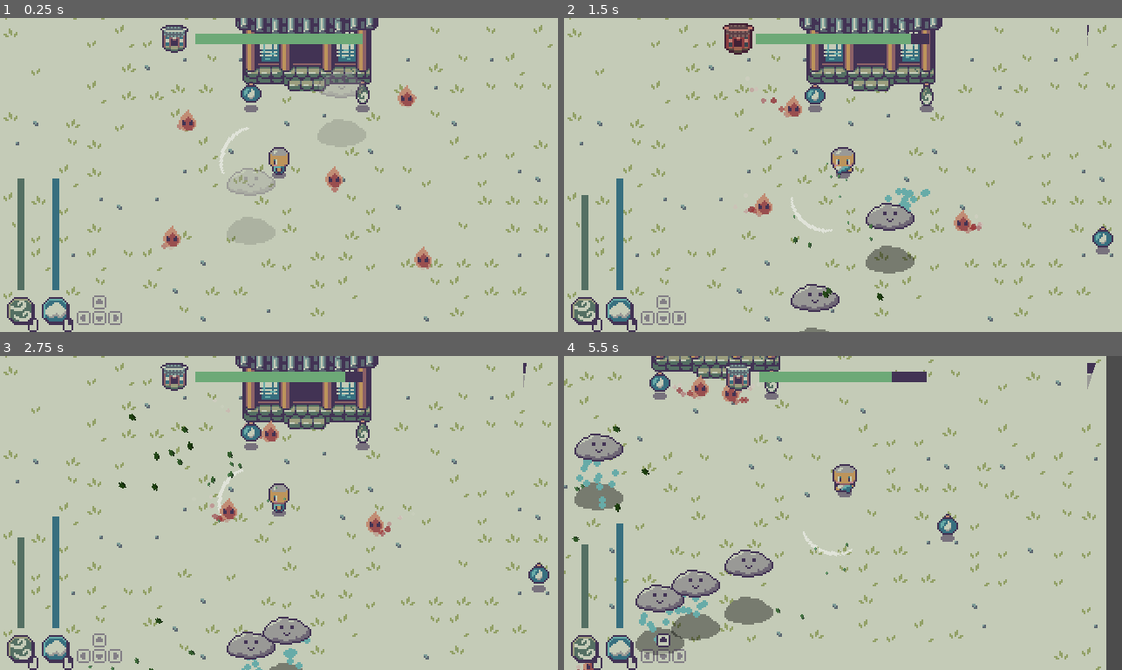
Above: before the commit, frames 1-4 (two rows, left to right).
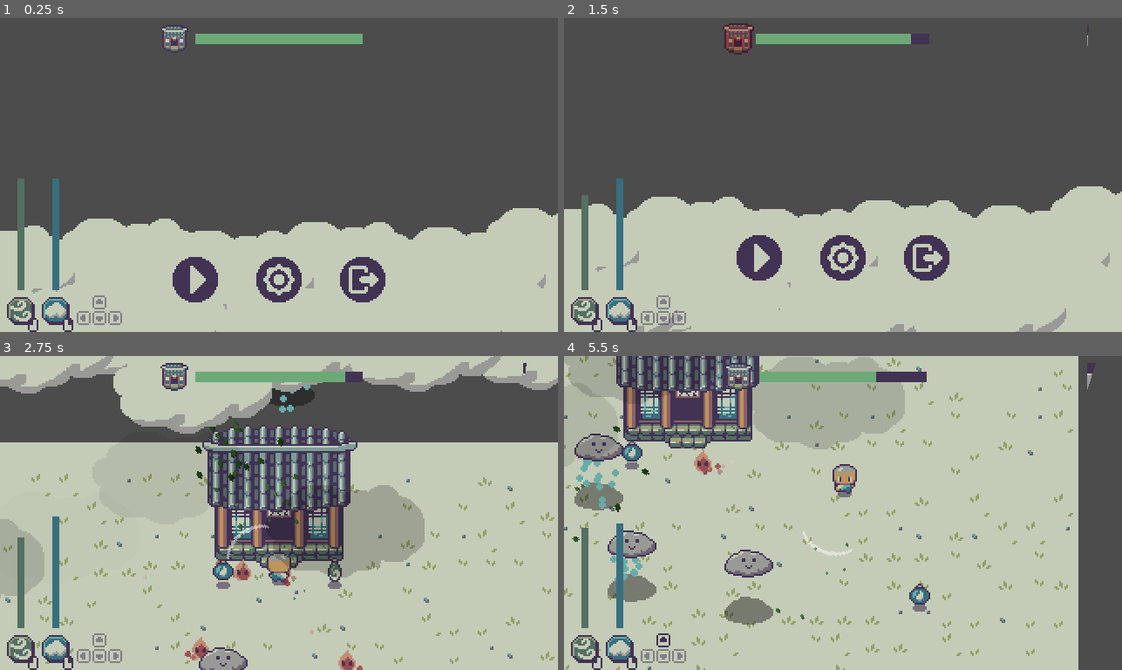
Above: after the commit, the same moments.

Repository: Boyquotes/cloud-keeper
Game: Godot game, scene res://Main.tscn
Same seed, same stepped clock (60 frames per second), same inputs: the game is played once before the commit and once after it.
Inputs (mouse positions are in pixels of both pictures, inside the frame that each line leads up to):
- Up to frame 1 (0.25 s): no input
- Up to frame 2 (1.5 s): click (843, 278) at 0.52 s; click (759, 278) at 1.27 s
- Up to frame 3 (2.75 s): click (195, 478) at 2.02 s
- Up to frame 4 (5.5 s): move the mouse to (965, 497) at 2.77 s; hold D (move_right) 2.78-3.53 s; tap Space (spawn_cloud) at 2.85, 4.35 s; move the mouse to (731, 528) at 3.52 s; hold S (move_down) 3.53-4.28 s; click (731, 528) at 3.6 s; move the mouse to (898, 443) at 4.27 s; hold D (move_right) 4.28-5.03 s; move the mouse to (815, 575) at 5.02 s; hold W (move_up) from 5.03 s (still down); click (815, 575) at 5.1 s

The runs differ from the first frame. In frame 1, 68% of the frame differs, in the area x 0-100%, y 0-100%; in frame 2, 64%; in frame 3, 38%; in frame 4, 25%.

Commit message:
Added initial start screen and cloud particles

Diff:
--- a/src/Main.tscn
+++ b/src/Main.tscn
@@ -10,3 +10,5 @@
 [node name="World" parent="." instance=ExtResource( 1 )]
 
 [node name="UI" parent="." instance=ExtResource( 3 )]
+
+[editable path="UI"]
--- a/src/global/AudioManager.tscn
+++ b/src/global/AudioManager.tscn
@@ -35,9 +35,10 @@
 [node name="ItemSfx" parent="." instance=ExtResource( 2 )]
 unique_name_in_owner = true
 stream = ExtResource( 7 )
+volume_db = -3.0
 
 [node name="BgmPlayer" type="AudioStreamPlayer" parent="."]
 stream = ExtResource( 8 )
-volume_db = -0.3
+volume_db = -5.0
 autoplay = true
 bus = "BGM"
--- a/src/scenes/player/Player.gd
+++ b/src/scenes/player/Player.gd
@@ -4,6 +4,7 @@
 onready var animation_player: AnimationPlayer = $AnimationPlayer
 onready var wind_area: Area2D = $"%WindArea"
 onready var pivot: Position2D = $"%Pivot"
+onready var player_camera: Camera2D = $"%PlayerCamera"
 
 export(float) var speed = 60.0
 
@@ -36,6 +37,9 @@
 			AudioManager.wind_sfx.play_sfx(0.2)
 			wind_area.summon_wind(aim_direction)
 			EventBus.emit_signal("wind_summoned", global_position, aim_direction)
+
+func set_camera_current():
+	player_camera.current = true
 
 func update_aim_direction():
 	var aim_input_direction: Vector2 = get_aim_input_vector()
@@ -86,3 +90,6 @@
 	if area.is_in_group("item"):
 		AudioManager.item_sfx.play_sfx(0.15)
 		area.pick_up()
+
+func _on_StartMenu_play_button_pressed() -> void:
+	pass # Replace with function body.
--- a/src/scenes/player/Player.tscn
+++ b/src/scenes/player/Player.tscn
@@ -192,7 +192,8 @@
 
 [node name="CameraPivot" type="Position2D" parent="."]
 
-[node name="Camera2D" type="Camera2D" parent="CameraPivot"]
+[node name="PlayerCamera" type="Camera2D" parent="CameraPivot" groups=["camera", "player_camera"]]
+unique_name_in_owner = true
 current = true
 smoothing_enabled = true
 
--- /dev/null
+++ b/src/scenes/vfx/CloudShadows.tscn
@@ -0,0 +1,30 @@
+[gd_scene load_steps=5 format=2]
+
+[ext_resource path="res://scenes/vfx/cloud_shadow.png" type="Texture" id=1]
+
+[sub_resource type="Gradient" id=2]
+offsets = PoolRealArray( 0.00645161, 0.490323, 1 )
+colors = PoolColorArray( 0, 0, 0, 0, 0, 0, 0, 0.235294, 1, 1, 1, 0 )
+
+[sub_resource type="GradientTexture" id=3]
+gradient = SubResource( 2 )
+
+[sub_resource type="ParticlesMaterial" id=1]
+emission_shape = 2
+emission_box_extents = Vector3( 160, 180, 1 )
+flag_disable_z = true
+spread = 15.0
+gravity = Vector3( 0, 0, 0 )
+initial_velocity = 15.0
+initial_velocity_random = 0.3
+orbit_velocity = 0.0
+orbit_velocity_random = 0.0
+color_ramp = SubResource( 3 )
+
+[node name="Particles2D" type="Particles2D"]
+position = Vector2( 73, 87 )
+lifetime = 16.0
+preprocess = 6.0
+visibility_rect = Rect2( -160, -100, 320, 180 )
+process_material = SubResource( 1 )
+texture = ExtResource( 1 )
--- a/src/scenes/world/RainTimer.tscn
+++ b/src/scenes/world/RainTimer.tscn
@@ -1,7 +1,7 @@
 [gd_scene load_steps=3 format=2]
 
-[ext_resource path="res://ui/RainTimer.gd" type="Script" id=1]
-[ext_resource path="res://ui/storm_timer.png" type="Texture" id=2]
+[ext_resource path="res://ui/hud/RainTimer.gd" type="Script" id=1]
+[ext_resource path="res://ui/hud/storm_timer.png" type="Texture" id=2]
 
 [node name="RainTimer" type="TextureProgress"]
 margin_right = 32.0
--- /dev/null
+++ b/src/scenes/world/World.gd
@@ -0,0 +1,9 @@
+extends Node2D
+
+onready var animation_player: AnimationPlayer = $"%AnimationPlayer"
+
+func _ready() -> void:
+	pass
+
+func _on_StartMenu_play_button_pressed() -> void:
+	animation_player.play("pan_down")
--- a/src/scenes/world/World.tscn
+++ b/src/scenes/world/World.tscn
@@ -13,6 +13,10 @@
 [ext_resource path="res://scenes/items/WindPotion.tscn" type="PackedScene" id=11]
 [ext_resource path="res://scenes/world/ItemSpawner.tscn" type="PackedScene" id=12]
 [ext_resource path="res://scenes/world/Items.gd" type="Script" id=13]
+[ext_resource path="res://scenes/vfx/CloudShadows.tscn" type="PackedScene" id=14]
+[ext_resource path="res://ui/start/StartMenu.tscn" type="PackedScene" id=15]
+[ext_resource path="res://ui/start/cloud.png" type="Texture" id=16]
+[ext_resource path="res://scenes/world/World.gd" type="Script" id=17]
 
 [sub_resource type="TileSet" id=1]
 0/name = "grass"
@@ -37,7 +41,53 @@
 0/shapes = [  ]
 0/z_index = 0
 
+[sub_resource type="Animation" id=3]
+length = 0.001
+tracks/0/type = "value"
+tracks/0/path = NodePath("../WorldCamera:position")
+tracks/0/interp = 1
+tracks/0/loop_wrap = true
+tracks/0/imported = false
+tracks/0/enabled = true
+tracks/0/keys = {
+"times": PoolRealArray( 0 ),
+"transitions": PoolRealArray( 1 ),
+"update": 0,
+"values": [ Vector2( 160, -176 ) ]
+}
+
+[sub_resource type="Animation" id=2]
+resource_name = "pan_down"
+length = 1.5
+tracks/0/type = "value"
+tracks/0/path = NodePath("../WorldCamera:position")
+tracks/0/interp = 2
+tracks/0/loop_wrap = true
+tracks/0/imported = false
+tracks/0/enabled = true
+tracks/0/keys = {
+"times": PoolRealArray( 0, 1.5 ),
+"transitions": PoolRealArray( 1, 1 ),
+"update": 0,
+"values": [ Vector2( 160, -176 ), Vector2( 160, 16 ) ]
+}
+tracks/1/type = "method"
+tracks/1/path = NodePath("../Ground/Player")
+tracks/1/interp = 1
+tracks/1/loop_wrap = true
+tracks/1/imported = false
+tracks/1/enabled = true
+tracks/1/keys = {
+"times": PoolRealArray( 1.5 ),
+"transitions": PoolRealArray( 1 ),
+"values": [ {
+"args": [  ],
+"method": "set_camera_current"
+} ]
+}
+
 [node name="World" type="Node2D"]
+script = ExtResource( 17 )
 
 [node name="TileMap" type="TileMap" parent="."]
 tile_set = SubResource( 1 )
@@ -49,7 +99,7 @@
 [node name="Ground" type="YSort" parent="."]
 
 [node name="Player" parent="Ground" instance=ExtResource( 1 )]
-position = Vector2( 144, 88 )
+position = Vector2( 160, 48 )
 
 [node name="Shrine" parent="Ground" instance=ExtResource( 7 )]
 position = Vector2( 160, 40 )
@@ -101,5 +151,85 @@
 spawn_wait_time = 6.0
 max_items_spawned = 6
 
+[node name="CloudShadowParticles" parent="." instance=ExtResource( 14 )]
+position = Vector2( 73, 112 )
+
+[node name="CloudBorder" type="YSort" parent="."]
+position = Vector2( -16, -304 )
+
+[node name="Cloud" type="Sprite" parent="CloudBorder"]
+position = Vector2( 100, 210 )
+texture = ExtResource( 16 )
+
+[node name="Cloud2" type="Sprite" parent="CloudBorder"]
+position = Vector2( 151, 186 )
+texture = ExtResource( 16 )
+
+[node name="Cloud3" type="Sprite" parent="CloudBorder"]
+position = Vector2( 284, 184 )
+texture = ExtResource( 16 )
+
+[node name="Cloud4" type="Sprite" parent="CloudBorder"]
+position = Vector2( 185, 216 )
+texture = ExtResource( 16 )
+
+[node name="Cloud5" type="Sprite" parent="CloudBorder"]
+position = Vector2( 89, 179 )
+texture = ExtResource( 16 )
+
+[node name="Cloud6" type="Sprite" parent="CloudBorder"]
+position = Vector2( 36, 217 )
+texture = ExtResource( 16 )
+
+[node name="Cloud7" type="Sprite" parent="CloudBorder"]
+position = Vector2( 14, 183 )
+texture = ExtResource( 16 )
+
+[node name="Cloud8" type="Sprite" parent="CloudBorder"]
+position = Vector2( 212, 181 )
+texture = ExtResource( 16 )
+
+[node name="Cloud9" type="Sprite" parent="CloudBorder"]
+position = Vector2( 259, 216 )
+texture = ExtResource( 16 )
+
+[node name="Cloud10" type="Sprite" parent="CloudBorder"]
+position = Vector2( 329, 215 )
+texture = ExtResource( 16 )
+
+[node name="Cloud11" type="Sprite" parent="CloudBorder"]
+position = Vector2( 127, 240 )
+texture = ExtResource( 16 )
+
+[node name="Cloud12" type="Sprite" parent="CloudBorder"]
+position = Vector2( 333, 173 )
+texture = ExtResource( 16 )
+
+[node name="Cloud13" type="Sprite" parent="CloudBorder"]
+position = Vector2( -39, 203 )
+texture = ExtResource( 16 )
+
+[node name="Cloud14" type="Sprite" parent="CloudBorder"]
+position = Vector2( 382, 195 )
+texture = ExtResource( 16 )
+
+[node name="StartMenu" parent="." instance=ExtResource( 15 )]
+margin_left = 80.0
+margin_top = -152.0
+margin_right = 240.0
+margin_bottom = -68.0
+
+[node name="WorldCamera" type="Camera2D" parent="."]
+unique_name_in_owner = true
+position = Vector2( 160, -176 )
+current = true
+
+[node name="AnimationPlayer" type="AnimationPlayer" parent="WorldCamera"]
+unique_name_in_owner = true
+root_node = NodePath("../../StartMenu")
+anims/RESET = SubResource( 3 )
+anims/pan_down = SubResource( 2 )
+
 [connection signal="spawn_triggered" from="EnemySpawner" to="Ground/Enemies" method="_on_EnemySpawner_spawn_triggered"]
 [connection signal="item_spawn_triggered" from="ItemSpawner" to="Ground/Items" method="_on_ItemSpawner_item_spawn_triggered"]
+[connection signal="play_button_pressed" from="StartMenu" to="." method="_on_StartMenu_play_button_pressed"]
--- a/src/ui/UI.tscn
+++ b/src/ui/UI.tscn
@@ -1,7 +1,7 @@
 [gd_scene load_steps=4 format=2]
 
 [ext_resource path="res://ui/UI.gd" type="Script" id=1]
-[ext_resource path="res://ui/HUD.tscn" type="PackedScene" id=2]
+[ext_resource path="res://ui/hud/HUD.tscn" type="PackedScene" id=2]
 [ext_resource path="res://ui/settings/SettingsMenu.tscn" type="PackedScene" id=3]
 
 [node name="UI" type="CanvasLayer"]
--- a/src/ui/HUD.tscn
+++ b/src/ui/hud/HUD.tscn
@@ -1,79 +1,85 @@
 [gd_scene load_steps=16 format=2]
 
-[ext_resource path="res://ui/icons.png" type="Texture" id=1]
-[ext_resource path="res://ui/progress_bar.png" type="Texture" id=2]
-[ext_resource path="res://ui/HUD.gd" type="Script" id=3]
-[ext_resource path="res://scenes/world/Shrine.tscn" type="PackedScene" id=4]
-[ext_resource path="res://ui/theme.tres" type="Theme" id=5]
-[ext_resource path="res://scenes/world/RainTimer.tscn" type="PackedScene" id=6]
+[ext_resource path="res://ui/hud/progress_bar.png" type="Texture" id=1]
+[ext_resource path="res://scenes/world/Shrine.tscn" type="PackedScene" id=2]
+[ext_resource path="res://scenes/world/RainTimer.tscn" type="PackedScene" id=3]
+[ext_resource path="res://ui/hud/HUD.gd" type="Script" id=4]
+[ext_resource path="res://ui/icons.png" type="Texture" id=5]
+[ext_resource path="res://ui/theme.tres" type="Theme" id=6]
 
 [sub_resource type="Theme" id=1]
 
 [sub_resource type="AtlasTexture" id=6]
-atlas = ExtResource( 1 )
+atlas = ExtResource( 5 )
 region = Rect2( 32, 0, 16, 16 )
 
 [sub_resource type="AtlasTexture" id=8]
-atlas = ExtResource( 1 )
+atlas = ExtResource( 5 )
 region = Rect2( 0, 0, 8, 8 )
 
 [sub_resource type="AtlasTexture" id=5]
-atlas = ExtResource( 1 )
+atlas = ExtResource( 5 )
 region = Rect2( 48, 0, 16, 16 )
 
 [sub_resource type="AtlasTexture" id=7]
-atlas = ExtResource( 1 )
+atlas = ExtResource( 5 )
 region = Rect2( 8, 0, 8, 8 )
 
 [sub_resource type="AtlasTexture" id=9]
-atlas = ExtResource( 1 )
+atlas = ExtResource( 5 )
 region = Rect2( 0, 16, 8, 8 )
 
 [sub_resource type="AtlasTexture" id=10]
-atlas = ExtResource( 1 )
+atlas = ExtResource( 5 )
 region = Rect2( 0, 24, 8, 8 )
 
 [sub_resource type="AtlasTexture" id=11]
-atlas = ExtResource( 1 )
+atlas = ExtResource( 5 )
 region = Rect2( 8, 16, 8, 8 )
 
 [sub_resource type="AtlasTexture" id=12]
-atlas = ExtResource( 1 )
+atlas = ExtResource( 5 )
 region = Rect2( 8, 24, 8, 8 )
 
 [node name="HUD" type="MarginContainer"]
 anchor_right = 1.0
 anchor_bottom = 1.0
-theme = ExtResource( 5 )
+mouse_filter = 2
+theme = ExtResource( 6 )
 custom_constants/margin_right = 4
 custom_constants/margin_top = 4
 custom_constants/margin_left = 4
 custom_constants/margin_bottom = 4
-script = ExtResource( 3 )
-
-[node name="Shrine" parent="." instance=ExtResource( 4 )]
+script = ExtResource( 4 )
+
+[node name="Shrine" parent="." instance=ExtResource( 2 )]
+mouse_filter = 2
 
 [node name="ControlLayout" type="HBoxContainer" parent="."]
 margin_left = 4.0
 margin_top = 4.0
 margin_right = 316.0
 margin_bottom = 176.0
+mouse_filter = 2
 
 [node name="WindMeter" type="VBoxContainer" parent="ControlLayout"]
 margin_right = 16.0
 margin_bottom = 172.0
+mouse_filter = 2
 alignment = 2
 
 [node name="Control" type="Control" parent="ControlLayout/WindMeter"]
 margin_top = 84.0
 margin_right = 16.0
 margin_bottom = 84.0
+mouse_filter = 2
 size_flags_horizontal = 3
 
 [node name="CenterContainer" type="CenterContainer" parent="ControlLayout/WindMeter"]
 margin_top = 88.0
 margin_right = 16.0
 margin_bottom = 152.0
+mouse_filter = 2
 
 [node name="WindBar" type="TextureProgress" parent="ControlLayout/WindMeter/CenterContainer"]
 unique_name_in_owner = true
@@ -81,10 +87,11 @@
 margin_right = 10.0
 margin_bottom = 64.0
 rect_min_size = Vector2( 4, 64 )
+mouse_filter = 2
 theme = SubResource( 1 )
 step = 0.01
 value = 100.0
-texture_progress = ExtResource( 2 )
+texture_progress = ExtResource( 1 )
 fill_mode = 3
 tint_progress = Color( 0.333333, 0.439216, 0.392157, 1 )
 nine_patch_stretch = true
@@ -94,6 +101,7 @@
 margin_top = 156.0
 margin_right = 16.0
 margin_bottom = 172.0
+mouse_filter = 2
 texture = SubResource( 6 )
 stretch_mode = 4
 
@@ -102,6 +110,7 @@
 margin_top = -4.0
 margin_right = 35.0
 margin_bottom = 36.0
+mouse_filter = 2
 texture = SubResource( 8 )
 stretch_mode = 4
 
@@ -112,18 +121,21 @@
 margin_left = 20.0
 margin_right = 36.0
 margin_bottom = 172.0
+mouse_filter = 2
 alignment = 2
 
 [node name="Control" type="Control" parent="ControlLayout/CloudMeter"]
 margin_top = 84.0
 margin_right = 16.0
 margin_bottom = 84.0
+mouse_filter = 2
 size_flags_horizontal = 3
 
 [node name="CenterContainer" type="CenterContainer" parent="ControlLayout/CloudMeter"]
 margin_top = 88.0
 margin_right = 16.0
 margin_bottom = 152.0
+mouse_filter = 2
 
 [node name="CloudBar" type="TextureProgress" parent="ControlLayout/CloudMeter/CenterContainer"]
 unique_name_in_owner = true
@@ -131,10 +143,11 @@
 margin_right = 10.0
 margin_bottom = 64.0
 rect_min_size = Vector2( 4, 64 )
+mouse_filter = 2
 theme = SubResource( 1 )
 step = 0.01
 value = 100.0
-texture_progress = ExtResource( 2 )
+texture_progress = ExtResource( 1 )
 fill_mode = 3
 tint_progress = Color( 0.219608, 0.439216, 0.501961, 1 )
 nine_patch_stretch = true
@@ -144,6 +157,7 @@
 margin_top = 156.0
 margin_right = 16.0
 margin_bottom = 172.0
+mouse_filter = 2
 texture = SubResource( 5 )
 stretch_mode = 4
 
@@ -152,6 +166,7 @@
 margin_top = -4.0
 margin_right = 35.0
 margin_bottom = 36.0
+mouse_filter = 2
 texture = SubResource( 7 )
 stretch_mode = 4
 
@@ -162,6 +177,7 @@
 margin_left = 40.0
 margin_right = 66.0
 margin_bottom = 172.0
+mouse_filter = 2
 custom_constants/separation = 1
 alignment = 2
 
@@ -169,6 +185,7 @@
 margin_top = 155.0
 margin_right = 26.0
 margin_bottom = 163.0
+mouse_filter = 2
 custom_constants/separation = 1
 alignment = 1
 
@@ -178,6 +195,7 @@
 margin_left = 9.0
 margin_right = 17.0
 margin_bottom = 8.0
+mouse_filter = 2
 texture = SubResource( 9 )
 stretch_mode = 4
 
@@ -185,6 +203,7 @@
 margin_top = 164.0
 margin_right = 26.0
 margin_bottom = 172.0
+mouse_filter = 2
 custom_constants/separation = 1
 alignment = 1
 
@@ -193,6 +212,7 @@
 self_modulate = Color( 1, 1, 1, 0.5 )
 margin_right = 8.0
 margin_bottom = 8.0
+mouse_filter = 2
 texture = SubResource( 10 )
 stretch_mode = 4
 
@@ -202,6 +222,7 @@
 margin_left = 9.0
 margin_right = 17.0
 margin_bottom = 8.0
+mouse_filter = 2
 texture = SubResource( 11 )
 stretch_mode = 4
 
@@ -211,6 +232,7 @@
 margin_left = 18.0
 margin_right = 26.0
 margin_bottom = 8.0
+mouse_filter = 2
 texture = SubResource( 12 )
 stretch_mode = 4
 
@@ -219,6 +241,7 @@
 margin_top = 4.0
 margin_right = 316.0
 margin_bottom = 176.0
+mouse_filter = 2
 size_flags_horizontal = 3
 size_flags_vertical = 3
 alignment = 2
@@ -227,5 +250,7 @@
 margin_left = 280.0
 margin_right = 312.0
 margin_bottom = 172.0
-
-[node name="RainTimer" parent="VBoxContainer/VBoxContainer" instance=ExtResource( 6 )]
+mouse_filter = 2
+
+[node name="RainTimer" parent="VBoxContainer/VBoxContainer" instance=ExtResource( 3 )]
+mouse_filter = 2
--- /dev/null
+++ b/src/ui/start/StartMenu.gd
@@ -0,0 +1,15 @@
+extends MarginContainer
+
+signal play_button_pressed
+
+func _ready() -> void:
+	pass
+
+func _on_PlayButton_pressed() -> void:
+	emit_signal("play_button_pressed")
+
+func _on_SettingsButton_pressed() -> void:
+	pass # Replace with function body.
+
+func _on_ExitButton_pressed() -> void:
+	get_tree().quit()
--- /dev/null
+++ b/src/ui/start/StartMenu.tscn
@@ -0,0 +1,68 @@
+[gd_scene load_steps=6 format=2]
+
+[ext_resource path="res://ui/start/main_menu.png" type="Texture" id=1]
+[ext_resource path="res://ui/start/StartMenu.gd" type="Script" id=2]
+
+[sub_resource type="AtlasTexture" id=1]
+atlas = ExtResource( 1 )
+region = Rect2( 0, 0, 32, 32 )
+
+[sub_resource type="AtlasTexture" id=2]
+atlas = ExtResource( 1 )
+region = Rect2( 32, 0, 32, 32 )
+
+[sub_resource type="AtlasTexture" id=3]
+atlas = ExtResource( 1 )
+region = Rect2( 64, 0, 32, 32 )
+
+[node name="StartMenu" type="MarginContainer"]
+anchor_right = 1.0
+anchor_bottom = 1.0
+custom_constants/margin_right = 16
+custom_constants/margin_top = 16
+custom_constants/margin_left = 16
+custom_constants/margin_bottom = 32
+script = ExtResource( 2 )
+
+[node name="VBoxContainer" type="VBoxContainer" parent="."]
+margin_left = 16.0
+margin_top = 16.0
+margin_right = 304.0
+margin_bottom = 148.0
+
+[node name="Control" type="Control" parent="VBoxContainer"]
+margin_right = 288.0
+margin_bottom = 96.0
+size_flags_vertical = 3
+
+[node name="Buttons" type="HBoxContainer" parent="VBoxContainer"]
+margin_top = 100.0
+margin_right = 288.0
+margin_bottom = 132.0
+custom_constants/separation = 16
+alignment = 1
+
+[node name="PlayButton" type="TextureButton" parent="VBoxContainer/Buttons"]
+margin_left = 80.0
+margin_right = 112.0
+margin_bottom = 32.0
+texture_normal = SubResource( 1 )
+stretch_mode = 3
+
+[node name="SettingsButton" type="TextureButton" parent="VBoxContainer/Buttons"]
+margin_left = 128.0
+margin_right = 160.0
+margin_bottom = 32.0
+texture_normal = SubResource( 2 )
+stretch_mode = 3
+
+[node name="ExitButton" type="TextureButton" parent="VBoxContainer/Buttons"]
+margin_left = 176.0
+margin_right = 208.0
+margin_bottom = 32.0
+texture_normal = SubResource( 3 )
+stretch_mode = 3
+
+[connection signal="pressed" from="VBoxContainer/Buttons/PlayButton" to="." method="_on_PlayButton_pressed"]
+[connection signal="pressed" from="VBoxContainer/Buttons/SettingsButton" to="." method="_on_SettingsButton_pressed"]
+[connection signal="pressed" from="VBoxContainer/Buttons/ExitButton" to="." method="_on_ExitButton_pressed"]
Binary file added: src/scenes/vfx/cloud_shadow.png
Not shown, added: src/scenes/vfx/cloud_shadow.png.import
Not shown: 1 places in src/scenes/world/World.tscn that only renumber resources
Renamed: src/ui/HUD.gd -> src/ui/hud/HUD.gd
Renamed: src/ui/RainTimer.gd -> src/ui/hud/RainTimer.gd
Renamed: src/ui/ShrineHealthBar.tscn -> src/ui/hud/ShrineHealthBar.tscn
Renamed: src/ui/progress_bar.png -> src/ui/hud/progress_bar.png
Not shown, changed: src/ui/hud/progress_bar.png.import
Renamed: src/ui/storm_timer.png -> src/ui/hud/storm_timer.png
Not shown, added: src/ui/hud/storm_timer.png.import
Binary file added: src/ui/start/cloud.png
Not shown, changed: src/ui/start/cloud.png.import
(and 2 more such lines)
